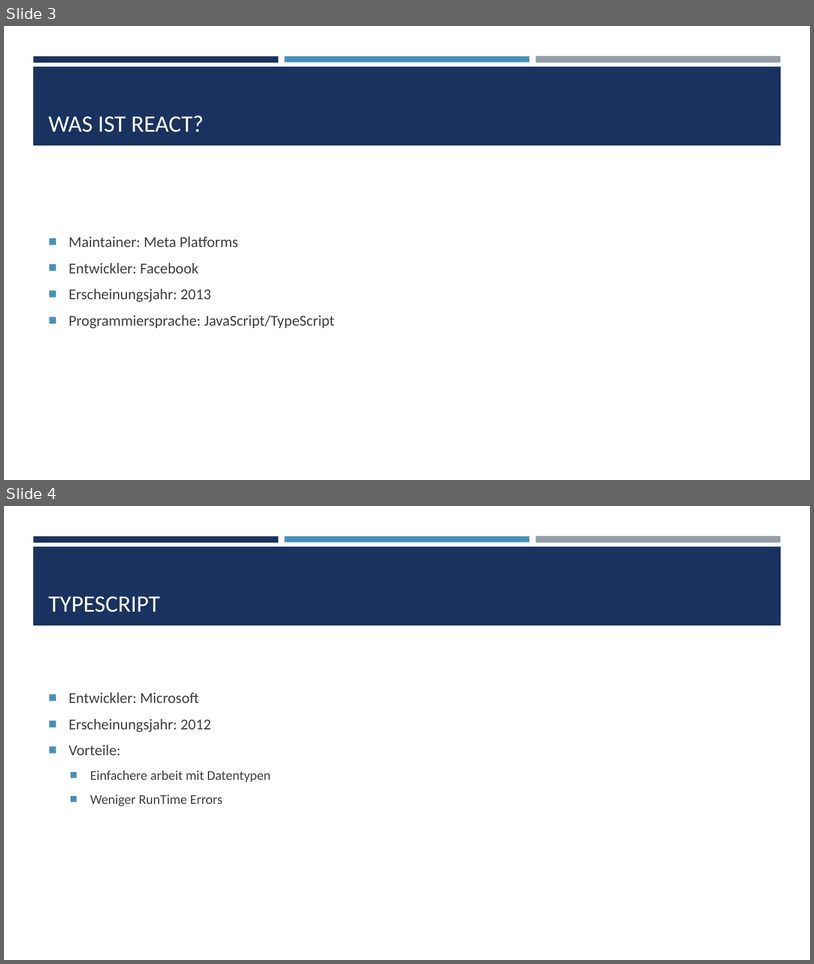
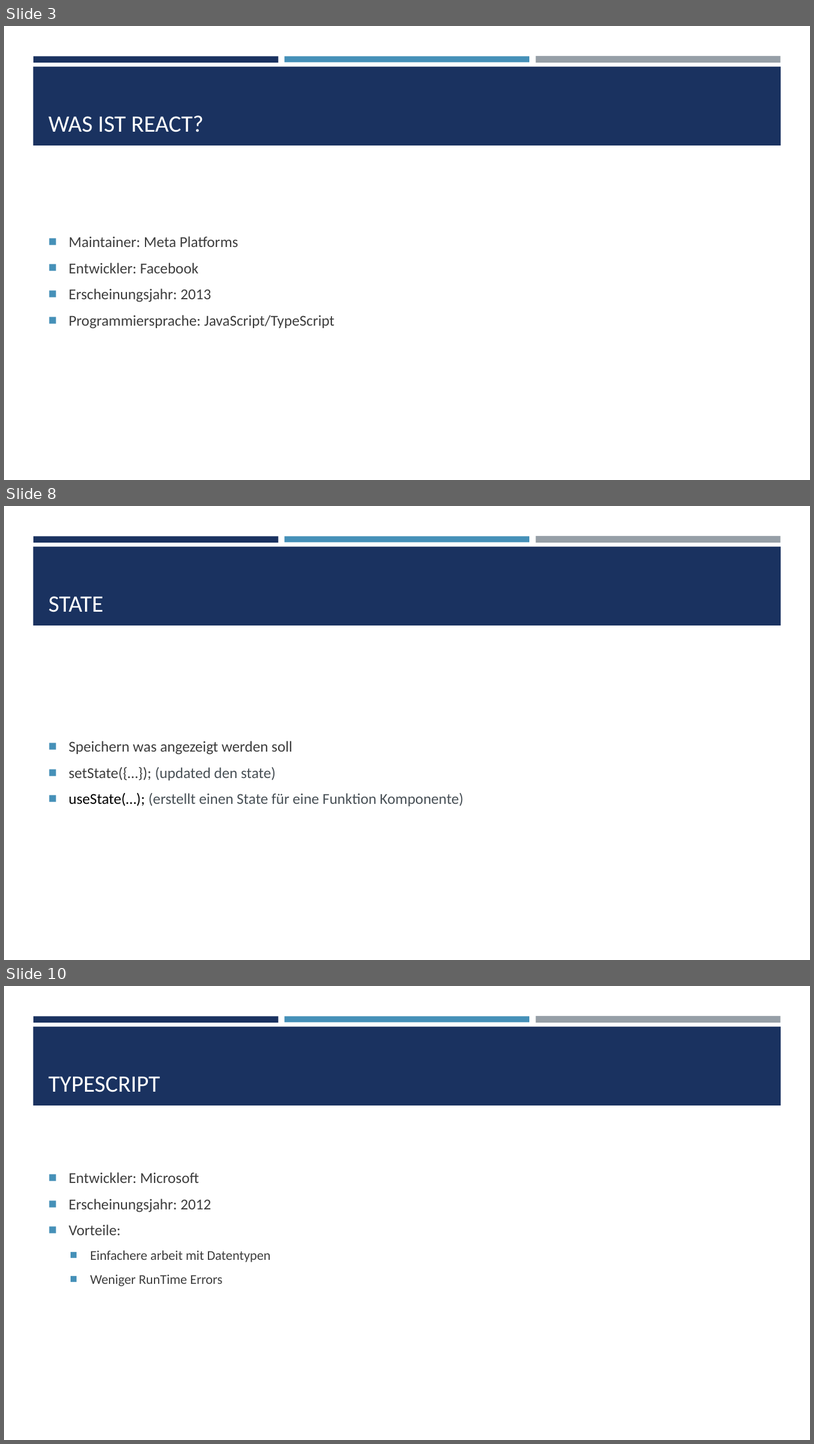
Before and after one commit to Stjeopka/NFT-Shop, a slide deck: NFT-Shop.pptx. Shown one above the other, each under a label of ours: slides 3 and 4 before the commit, slides 3, 8 and 10 after it; the slides between them are not shown. The pictures are 814x964 and 814x1444 pixels, drawn with LibreOffice and Linux fonts; fonts in the diff are those of the drawing. Boxes give left, top, right and bottom in pixels: in the first picture for what was removed or moved away, otherwise in the second. Text is boxed around its words. In the diff, an @@ line names an element or a change of style, - is before the commit and + after.

```diff
--- a/NFT-Shop.pptx
+++ b/NFT-Shop.pptx
@@ slide 8 added at bbox=[4, 506, 810, 960], background #FFFFFF; not listed: 4 template elements that a slide beside it also shows @@
@@ title added at bbox=[48, 596, 104, 612], 28 pt, text #FFFFFF @@
+STATE
@@ text added at bbox=[69, 741, 464, 806], 18 pt, text #485056 @@
+■ Speichern was angezeigt werden soll
+■ setState({…}); (updated den state)
+■ useState(…); (erstellt einen State für eine Funktion Komponente)
@@ what was slide 4 is now slide 10 @@
```
Also in this commit, not shown: 5 other slides added.
